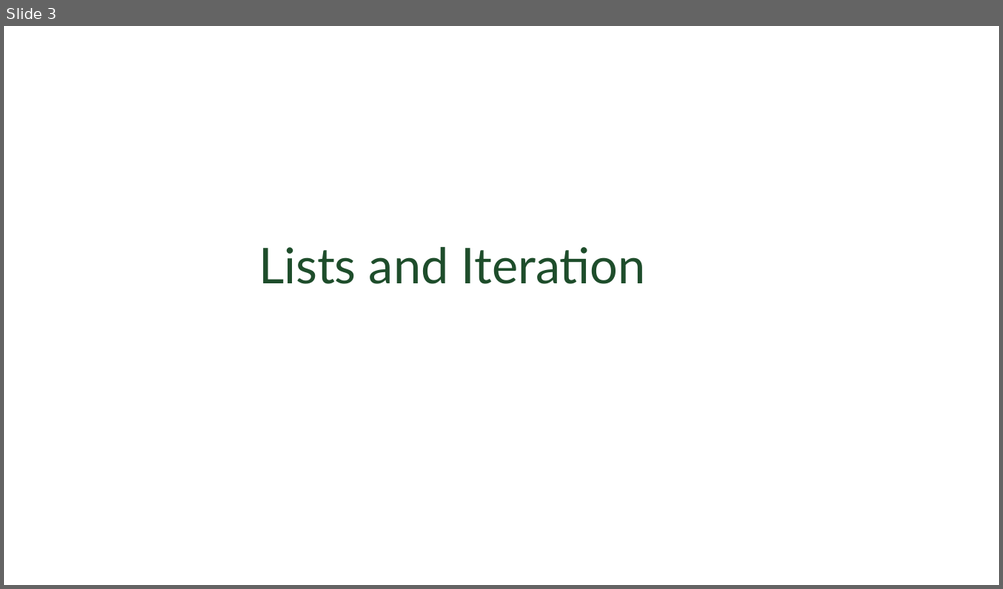
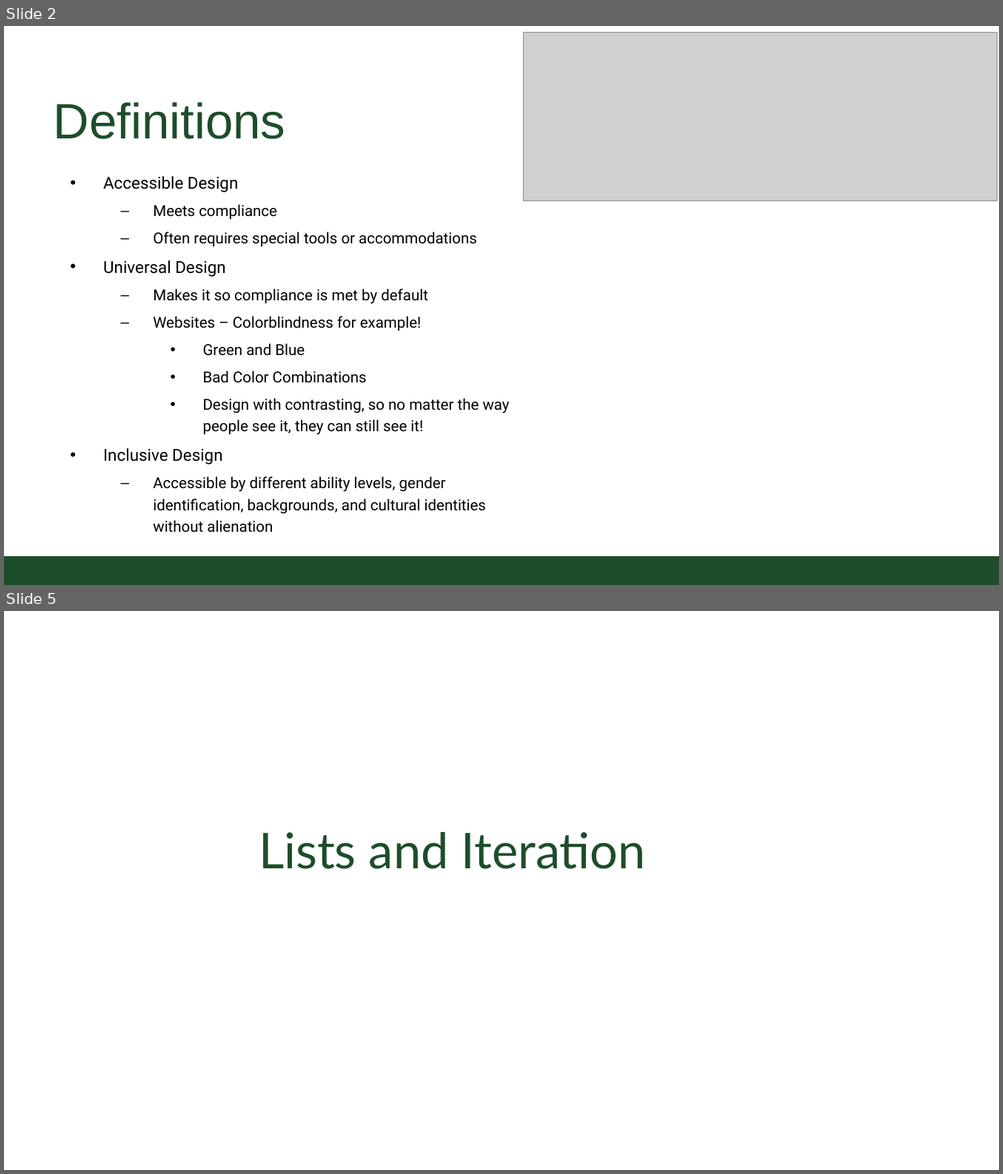
Before and after one commit to CSU-CS150B/handouts, a slide deck: Slides/On-Campus/06_01_ListsAndLoops.pptx. Shown one above the other, each under a label of ours: slide 3 before the commit, slides 2 and 5 after it; the slides between them are not shown. The pictures are 1003x589 and 1003x1174 pixels, drawn with LibreOffice and Linux fonts; fonts in the diff are those of the drawing; grey boxes stand for pictures; background and template pictures are left out. Boxes give left, top, right and bottom in pixels: in the first picture for what was removed or moved away, otherwise in the second. Text is boxed around its words. In the diff, an @@ line names an element or a change of style, - is before the commit and + after.

```diff
--- a/Slides/On-Campus/06_01_ListsAndLoops.pptx
+++ b/Slides/On-Campus/06_01_ListsAndLoops.pptx
@@ slide 2 added at box(4, 26, 999, 585), background #FFFFFF @@
@@ picture added at box(523, 33, 997, 201) @@
@@ title added at box(54, 102, 285, 139), 54.4 pt, text #1E4D2B @@
+Definitions
@@ text added at box(103, 176, 509, 533), 16.6 pt, text #000000 @@
+• Accessible Design
+  – Meets compliance
+  – Often requires special tools or accommodations
+• Universal Design
+  – Makes it so compliance is met by default
+  – Websites – Colorblindness for example!
+    • Green and Blue
+    • Bad Color Combinations
+    • Design with contrasting, so no matter the way people see it, they can still see it!
+• Inclusive Design
+  – Accessible by different ability levels, gender identification, backgrounds, and cultural identities without alienation
@@ rectangle added at box(4, 557, 999, 585), fill #1E4D2B @@
@@ what was slide 3 is now slide 5 @@
```
Also in this commit, not shown: 3 slides changed, 4 other slides added.
